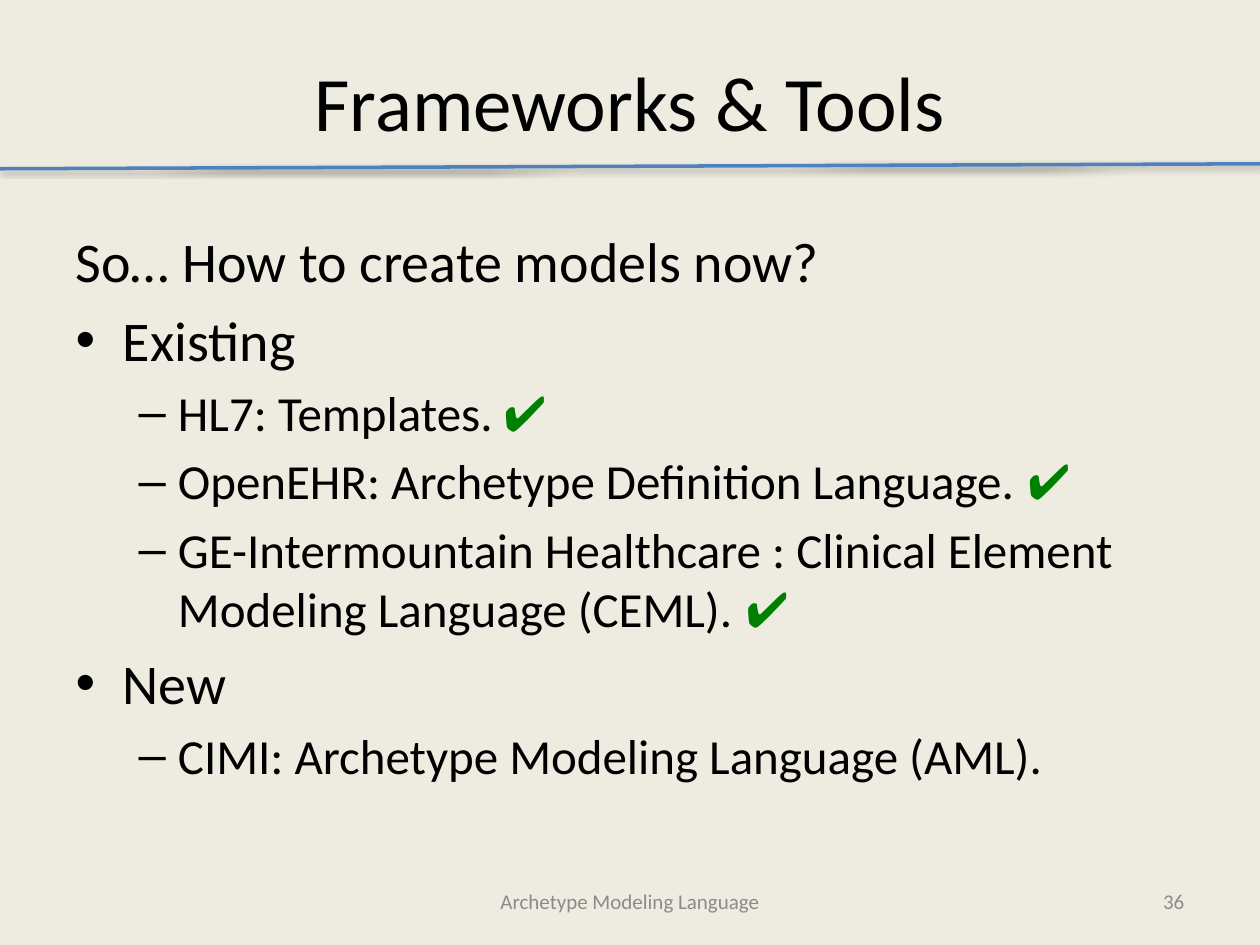
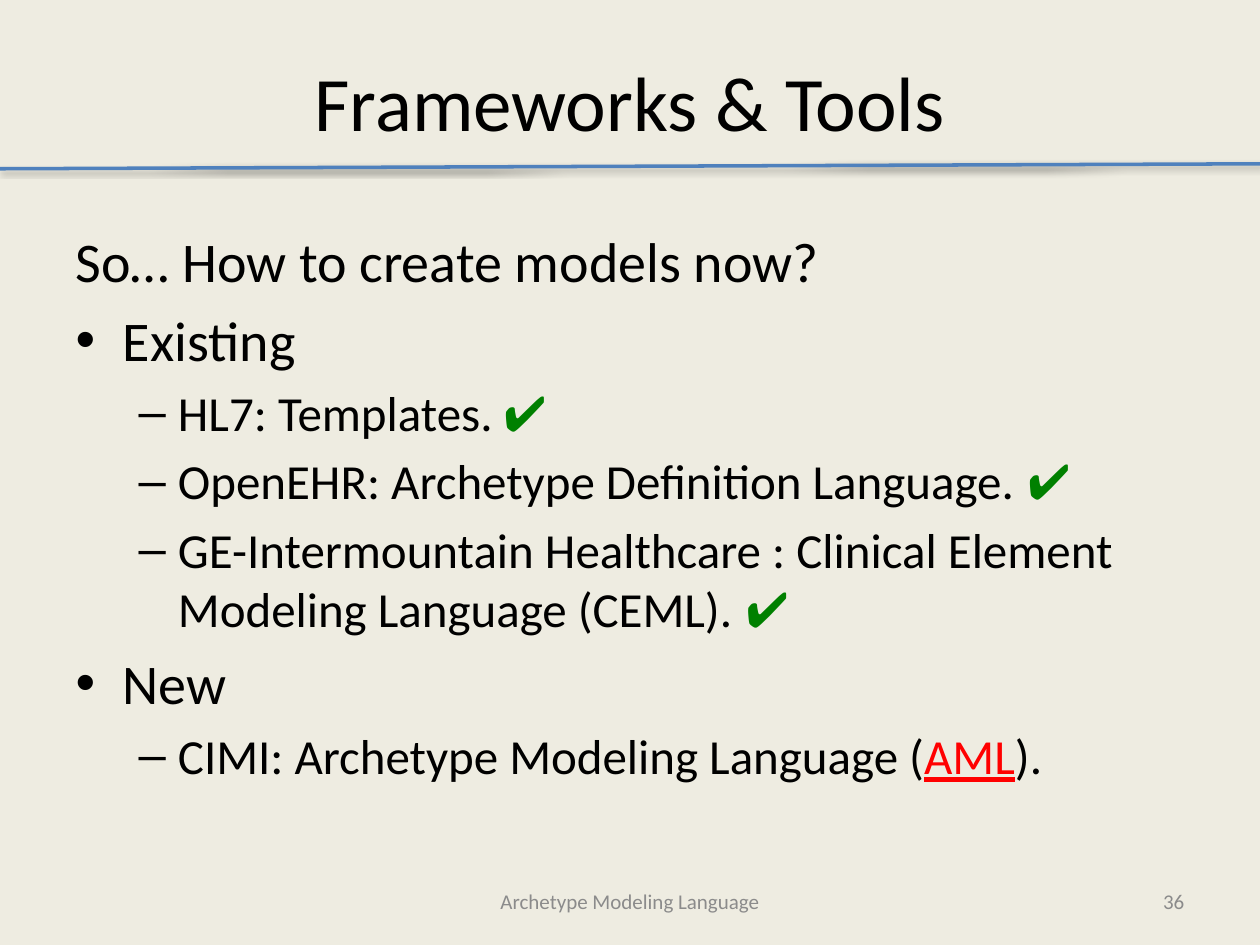
Before and after one commit to Avelanda/AMLTooling, a slide deck: slide 36 of docs/AMLTooling.pptx. Drawn at 1260x945 pixels with LibreOffice and Linux fonts; fonts in the diff are those of the drawing. Boxes give left, top, right and bottom in pixels: in the first picture for what was removed or moved away, otherwise in the second. Text is boxed around its words. In the diff, an @@ line names an element or a change of style, - is before the commit and + after.

Commit message:
Added more slides

```diff
--- a/docs/AMLTooling.pptx
+++ b/docs/AMLTooling.pptx
@@ text at <box>178,738,1042,783</box>: text colour #000000 to #FF0000, underline on in "(AML)." @@
```
Also in this commit, not shown: 10 slides added.
